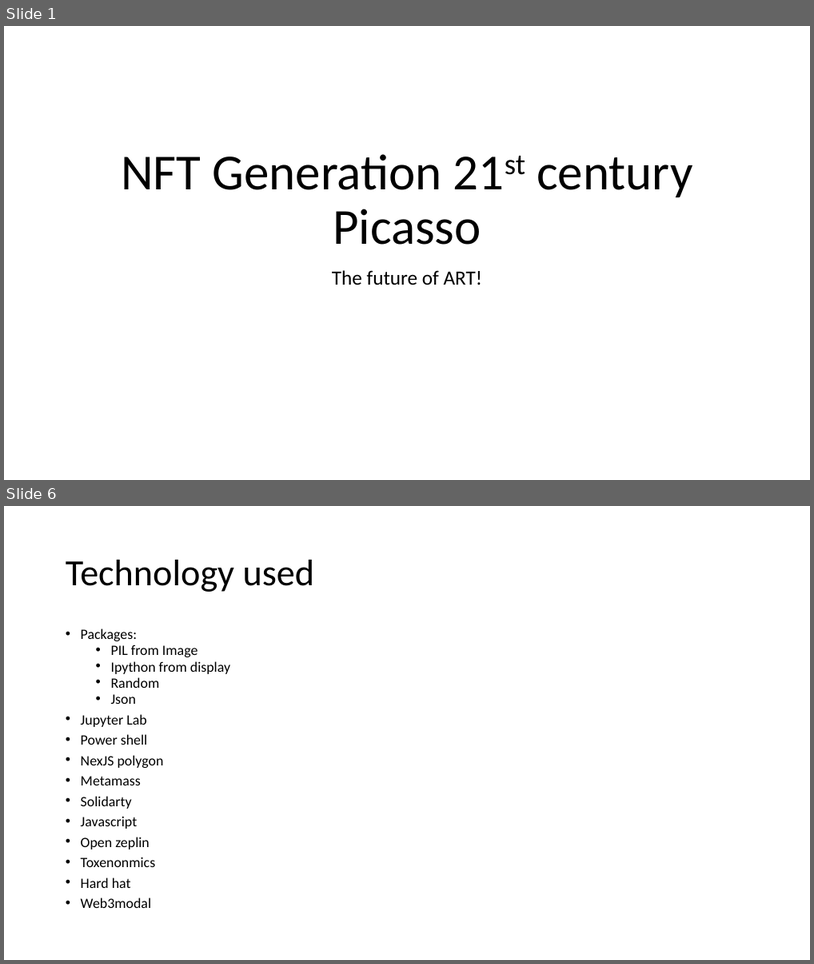
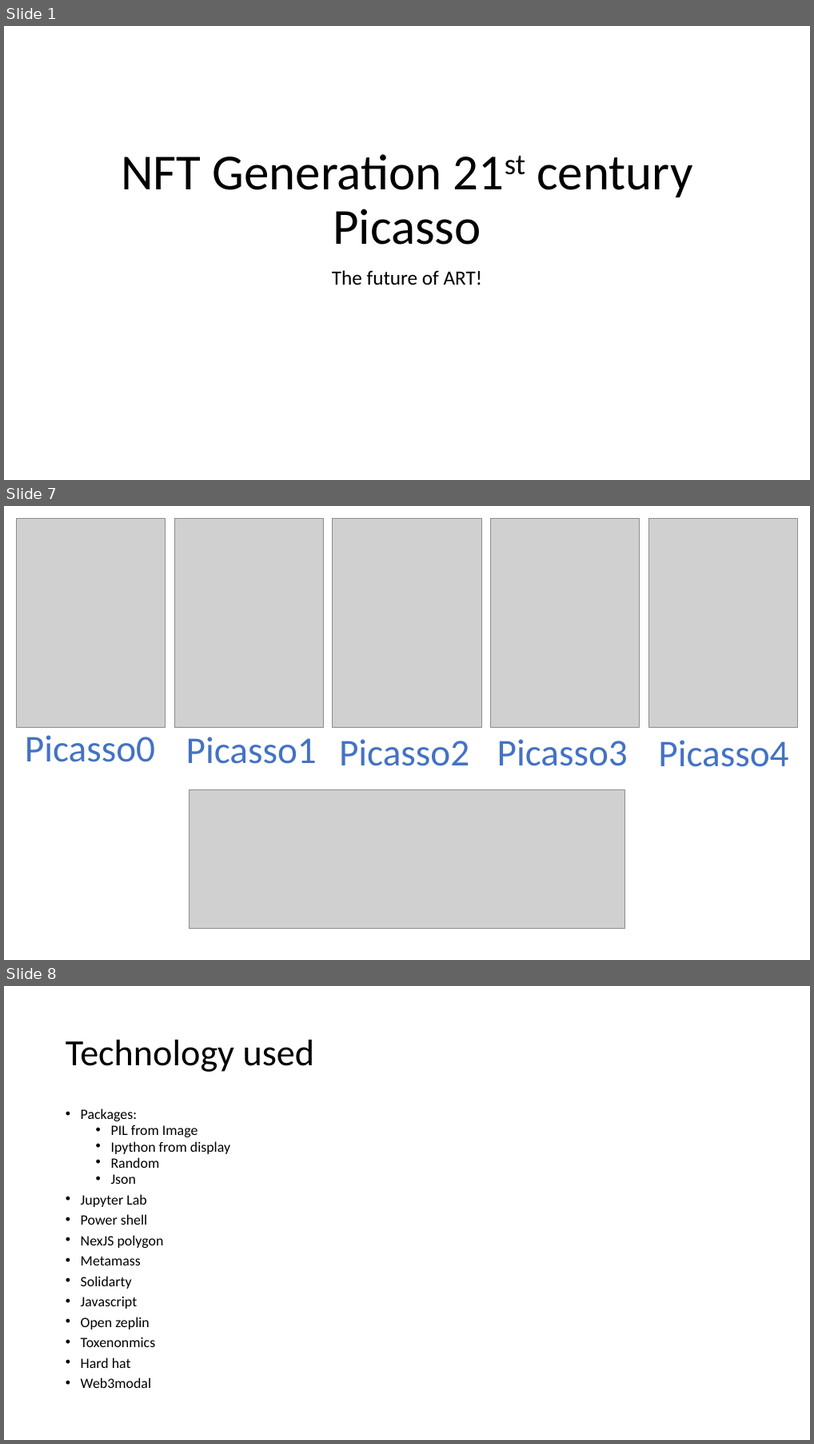
Before and after one commit to jcarballo321/Project_3, a slide deck: Presentation.pptx. Shown one above the other, each under a label of ours: slides 1 and 6 before the commit, slides 1, 7 and 8 after it; the slides between them are not shown. The pictures are 814x964 and 814x1444 pixels, drawn with LibreOffice and Linux fonts; fonts in the diff are those of the drawing; grey boxes stand for pictures. Boxes give left, top, right and bottom in pixels: in the first picture for what was removed or moved away, otherwise in the second. Text is boxed around its words. In the diff, an @@ line names an element or a change of style, - is before the commit and + after.

```diff
--- a/Presentation.pptx
+++ b/Presentation.pptx
@@ slide 7 added at bbox=[4, 506, 810, 960], background #FFFFFF @@
@@ picture added at bbox=[16, 519, 166, 728] @@
@@ picture added at bbox=[174, 519, 324, 728] @@
@@ picture added at bbox=[333, 519, 482, 728] @@
@@ picture added at bbox=[491, 519, 641, 728] @@
@@ picture added at bbox=[649, 519, 798, 728] @@
@@ text added at bbox=[25, 735, 155, 762], 45 pt, text gradient #203864 to #4472C4 to #8FAADC @@
+Picasso0
@@ text added at bbox=[186, 736, 317, 764], 45 pt, text gradient #203864 to #4472C4 to #8FAADC @@
+Picasso1
@@ text added at bbox=[339, 739, 470, 766], 45 pt, text gradient #203864 to #4472C4 to #8FAADC @@
+Picasso2
@@ text added at bbox=[498, 739, 628, 766], 45 pt, text gradient #203864 to #4472C4 to #8FAADC @@
+Picasso3
@@ text added at bbox=[658, 740, 789, 767], 45 pt, text gradient #203864 to #4472C4 to #8FAADC @@
+Picasso4
@@ picture added at bbox=[189, 790, 626, 928] @@
@@ what was slide 6 is now slide 8 @@
```
Also in this commit, not shown: 2 slides changed, 3 other slides added, 2 slides removed, 2 other files.
